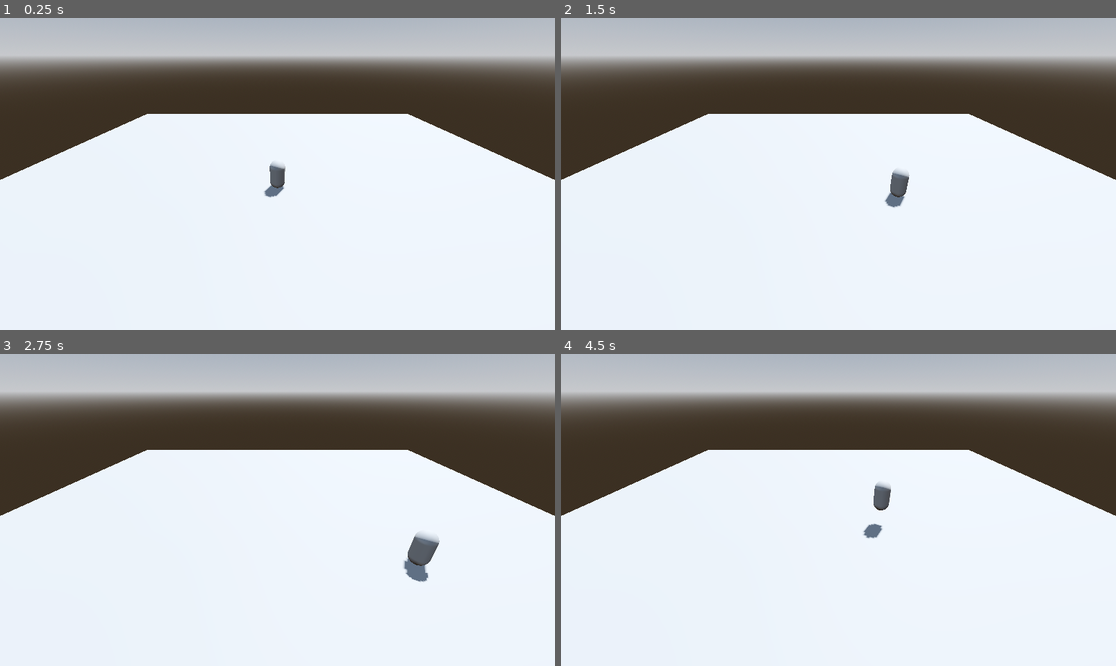
Above: before the commit, frames 1-4 (two rows, left to right).
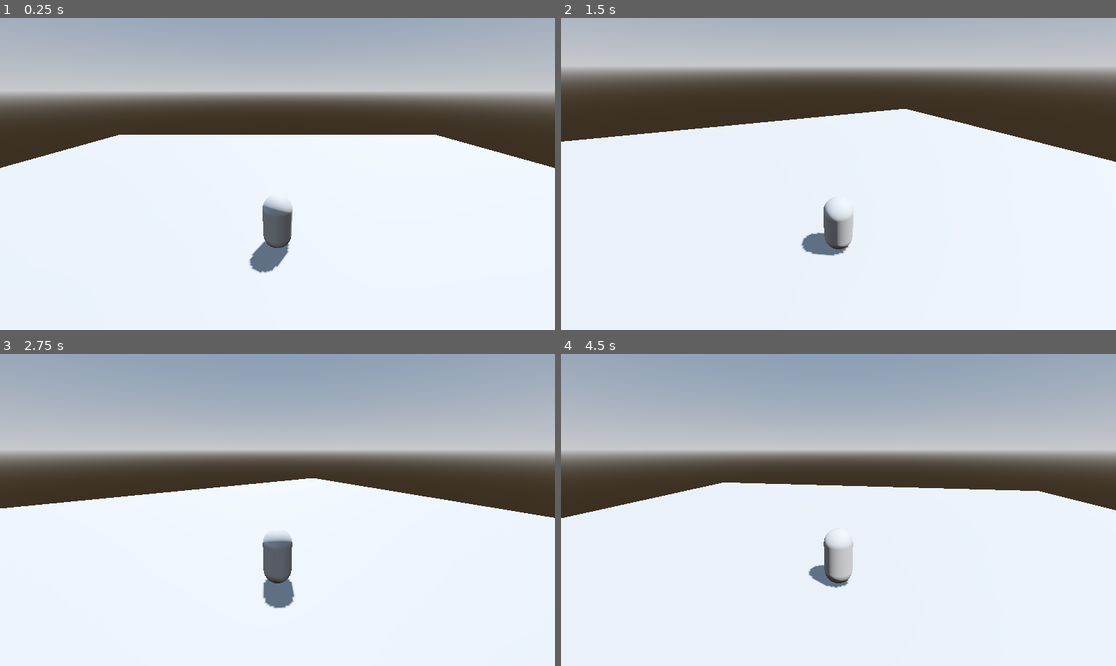
Above: after the commit, the same moments.

Repository: BartoszDembek/3DPlayerMovementGodot
Game: Godot game, scene res://Levels/level.tscn
Two runs of this game, one before a commit and one after it. Both use one fixed random seed, a clock stepped at 60 frames per second and the inputs below.
Inputs (mouse positions are in pixels of both pictures, inside the frame that each line leads up to):
- Up to frame 1 (0.25 s): no input
- Up to frame 2 (1.5 s): tap Enter (ui_accept) at 0.5, 0.6, 0.77, 1.07, 1.35 s; move the mouse to (960, 158) at 0.52 s; hold Right (ui_right) 0.53-1.28 s; move the mouse to (727, 189) at 1.27 s; hold Down (ui_down) from 1.28 s (still down)
- Up to frame 3 (2.75 s): tap Enter (ui_accept) at 1.52, 1.82, 2.1 s; move the mouse to (333, 441) at 2.02 s; release Down (ui_down) at 2.03 s; hold Right (ui_right) from 2.03 s (still down)
- Up to frame 4 (4.5 s): move the mouse to (810, 572) at 2.77 s; release Right (ui_right) at 2.78 s; hold Up (ui_up) 2.78-3.53 s; tap Enter (ui_accept) at 2.85, 3.02, 3.32, 3.6, 3.77, 4.07, 4.35 s; move the mouse to (1005, 556) at 3.52 s; hold Left (ui_left) from 3.53 s (still down); move the mouse to (672, 463) at 4.27 s

The runs differ from the first frame. In frame 1, 25% of the frame differs, in the area x 0-100%, y 4-82%; in frame 2, 12%; in frame 3, 44%, in the area x 0-100%, y 0-82%; in frame 4, 42%.

Commit message:
Change Camera, add Camera script, change Player movement script

Diff:
--- /dev/null
+++ b/Entities/Player/camera_controller.gd
@@ -0,0 +1,11 @@
+extends Node3D
+
+func _input(event: InputEvent) -> void:
+	if event is InputEventMouseMotion:
+		rotate_from_vector(event.relative * 0.005)
+
+func rotate_from_vector(v: Vector2):
+	if v.length() == 0: return
+	rotation.y -= v.x
+	rotation.x -= v.y
+	rotation.x = clamp(rotation.x,-0.1,0.1)
--- /dev/null
+++ b/Entities/Player/camera_controller.tscn
@@ -0,0 +1,9 @@
+[gd_scene load_steps=2 format=3 uid="uid://bcsl55uyyq7i3"]
+
+[ext_resource type="Script" path="res://Entities/Player/camera_controller.gd" id="1_16ady"]
+
+[node name="CameraController" type="Node3D"]
+script = ExtResource("1_16ady")
+
+[node name="Camera3D" type="Camera3D" parent="."]
+transform = Transform3D(1, 0, 0, 0, 0.925316, 0.379198, 0, -0.379198, 0.925316, 0, 5.15727, 5.8467)
--- a/Entities/Player/player.gd
+++ b/Entities/Player/player.gd
@@ -1,28 +1,12 @@
 extends CharacterBody3D
 
+@export var base_speed := 4.0
 
-const SPEED = 5.0
-const JUMP_VELOCITY = 4.5
+@onready var camera = $CameraController/Camera3D
 
+var movement_input := Vector2.ZERO
 
-func _physics_process(delta: float) -> void:
-	# Add the gravity.
-	if not is_on_floor():
-		velocity += get_gravity() * delta
-
-	# Handle jump.
-	if Input.is_action_just_pressed("ui_accept") and is_on_floor():
-		velocity.y = JUMP_VELOCITY
-
-	# Get the input direction and handle the movement/deceleration.
-	# As good practice, you should replace UI actions with custom gameplay actions.
-	var input_dir := Input.get_vector("ui_left", "ui_right", "ui_up", "ui_down")
-	var direction := (transform.basis * Vector3(input_dir.x, 0, input_dir.y)).normalized()
-	if direction:
-		velocity.x = direction.x * SPEED
-		velocity.z = direction.z * SPEED
-	else:
-		velocity.x = move_toward(velocity.x, 0, SPEED)
-		velocity.z = move_toward(velocity.z, 0, SPEED)
-
+func _physics_process(_delta: float) -> void:
+	movement_input = Input.get_vector("left","right","forward","backward").rotated(-camera.global_rotation.y)
+	velocity = Vector3(movement_input.x,0,movement_input.y) * base_speed
 	move_and_slide()
--- a/Entities/Player/player.tscn
+++ b/Entities/Player/player.tscn
@@ -1,6 +1,7 @@
-[gd_scene load_steps=4 format=3 uid="uid://dyhoemmvp2oew"]
+[gd_scene load_steps=5 format=3 uid="uid://dyhoemmvp2oew"]
 
 [ext_resource type="Script" path="res://Entities/Player/player.gd" id="1_lc7ur"]
+[ext_resource type="PackedScene" uid="uid://bcsl55uyyq7i3" path="res://Entities/Player/camera_controller.tscn" id="2_e6mrn"]
 
 [sub_resource type="CapsuleMesh" id="CapsuleMesh_ls78l"]
 
@@ -16,3 +17,5 @@
 [node name="CollisionShape3D" type="CollisionShape3D" parent="."]
 transform = Transform3D(1, 0, 0, 0, 1, 0, 0, 0, 1, 0, 1, 0)
 shape = SubResource("CapsuleShape3D_mvytk")
+
+[node name="CameraController" parent="." instance=ExtResource("2_e6mrn")]
--- a/Levels/level.tscn
+++ b/Levels/level.tscn
@@ -38,9 +38,6 @@
 transform = Transform3D(-0.866025, -0.433013, 0.25, 0, 0.5, 0.866025, -0.5, 0.75, -0.433013, 0, 0, 0)
 shadow_enabled = true
 
-[node name="Camera3D" type="Camera3D" parent="."]
-transform = Transform3D(1, 0, 0, 0, 0.863756, 0.50391, 0, -0.50391, 0.863756, 0, 7.75475, 11.561)
-
 [node name="Entities" type="Node3D" parent="."]
 
 [node name="Player" parent="Entities" instance=ExtResource("1_v5ayo")]
--- a/project.godot
+++ b/project.godot
@@ -14,3 +14,26 @@
 run/main_scene="res://Levels/level.tscn"
 config/features=PackedStringArray("4.3", "Forward Plus")
 config/icon="res://icon.svg"
+
+[input]
+
+forward={
+"deadzone": 0.5,
+"events": [Object(InputEventKey,"resource_local_to_scene":false,"resource_name":"","device":-1,"window_id":0,"alt_pressed":false,"shift_pressed":false,"ctrl_pressed":false,"meta_pressed":false,"pressed":false,"keycode":0,"physical_keycode":87,"key_label":0,"unicode":119,"location":0,"echo":false,"script":null)
+]
+}
+backward={
+"deadzone": 0.5,
+"events": [Object(InputEventKey,"resource_local_to_scene":false,"resource_name":"","device":-1,"window_id":0,"alt_pressed":false,"shift_pressed":false,"ctrl_pressed":false,"meta_pressed":false,"pressed":false,"keycode":0,"physical_keycode":83,"key_label":0,"unicode":115,"location":0,"echo":false,"script":null)
+]
+}
+left={
+"deadzone": 0.5,
+"events": [Object(InputEventKey,"resource_local_to_scene":false,"resource_name":"","device":-1,"window_id":0,"alt_pressed":false,"shift_pressed":false,"ctrl_pressed":false,"meta_pressed":false,"pressed":false,"keycode":0,"physical_keycode":65,"key_label":0,"unicode":97,"location":0,"echo":false,"script":null)
+]
+}
+right={
+"deadzone": 0.5,
+"events": [Object(InputEventKey,"resource_local_to_scene":false,"resource_name":"","device":-1,"window_id":0,"alt_pressed":false,"shift_pressed":false,"ctrl_pressed":false,"meta_pressed":false,"pressed":false,"keycode":0,"physical_keycode":68,"key_label":0,"unicode":100,"location":0,"echo":false,"script":null)
+]
+}
